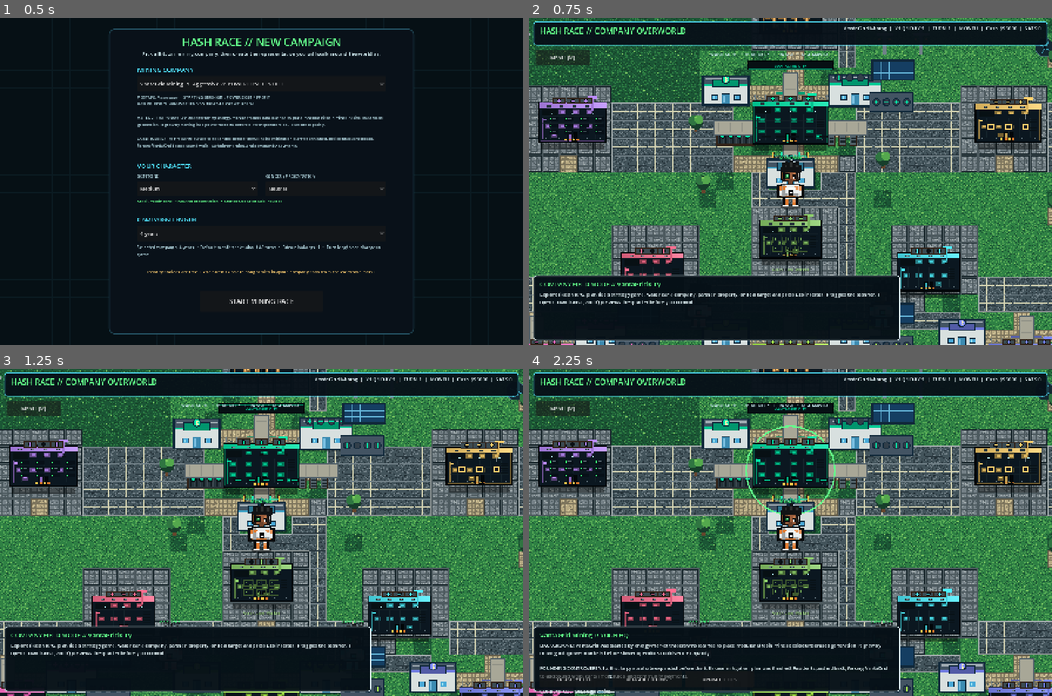
Above: before the commit, frames 1-4 (two rows, left to right).
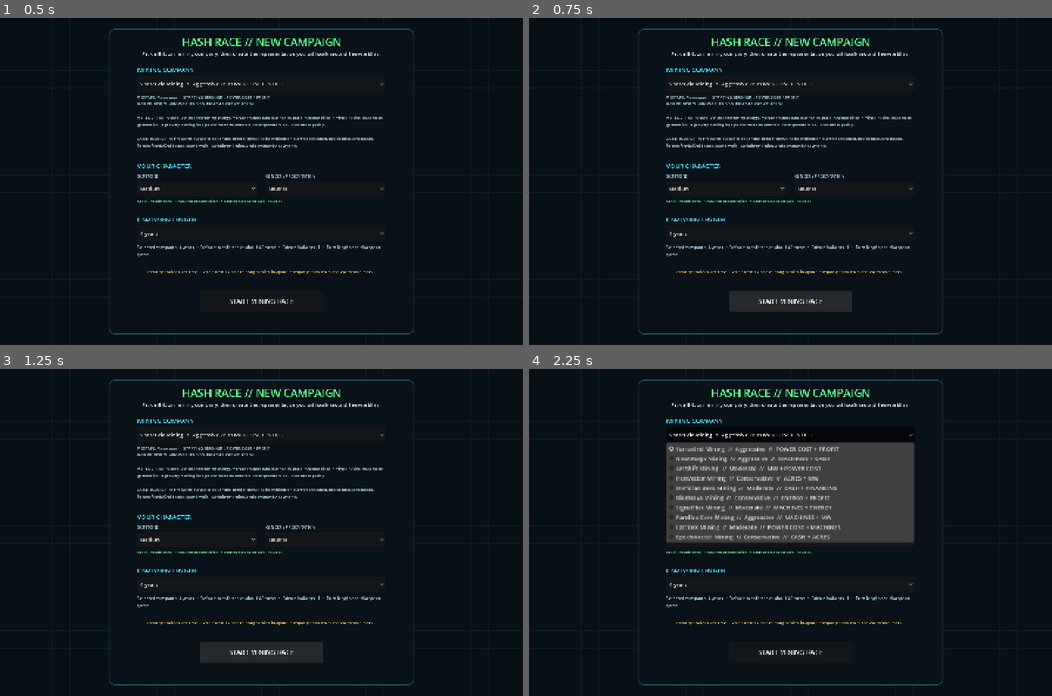
Above: after the commit, the same moments.

Repository: 1freetech/HashRace
Game: Godot game, scene res://scenes/campaign_setup.tscn
The game is run twice, just before and just after one commit, with the same random seed, the same clock (stepped at 60 frames per second) and the same inputs.
Inputs (mouse positions are in pixels of both pictures, inside the frame that each line leads up to):
- Up to frame 1 (0.5 s): no input
- Up to frame 2 (0.75 s): click "START MINING RACE" at 0.5 s
- Up to frame 3 (1.25 s): no input
- Up to frame 4 (2.25 s): click (790, 653) at 1.25 s, where only the run after the commit has a clickable "START MINING RACE"; click (790, 434) at 2 s, where only the run after the commit has a clickable "VantaGrid Mining // Aggressiv…"

Frame 1 is identical in both runs. In frame 2, 75% of the frame differs, in the area x 0-100%, y 0-100%; in frame 3, 74%; in frame 4, 75%.

Commit message:
v0.054 activate procedural building render layer

Diff:
--- a/Godot/scenes/world.tscn
+++ b/Godot/scenes/world.tscn
@@ -1,7 +1,7 @@
 [gd_scene load_steps=3 format=3]
 
-; world_v053.gd -> world_character_detail.gd -> world_customization.gd -> world_texture_spacing.gd -> world_ui_compact.gd -> world_pixel_landscape.gd -> world_target_composition.gd -> world_player_sprite.gd -> world_visual_detail.gd -> world_company_effects.gd keeps the full mining simulation while adding wider building spacing, richer terrain texture, clean neon character labels, a playable cash-priced wardrobe and the new shared high-detail player/NPC pixel build.
-[ext_resource path="res://scripts/world_v053.gd" type="Script" id="1_world"]
+; world_v054.gd -> world_v053.gd -> world_character_detail.gd -> world_customization.gd -> world_texture_spacing.gd -> world_ui_compact.gd -> world_pixel_landscape.gd -> world_target_composition.gd -> world_player_sprite.gd -> world_visual_detail.gd -> world_company_effects.gd keeps the full mining simulation while adding wider building spacing, richer terrain texture, clean neon character labels, detailed player/NPC operators, and cached procedural building facades.
+[ext_resource path="res://scripts/world_v054.gd" type="Script" id="1_world"]
 [ext_resource path="res://scripts/live_treasury_controls.gd" type="Script" id="2_treasury"]
 
 [node name="HashRaceRPGStrategyWorld" type="Node2D"]
@@ -10,7 +10,7 @@
 [node name="LiveTreasuryControls" type="Node" parent="."]
 script = ExtResource("2_treasury")
 
-[node name="BootFallback" type="CanvasLayer" parent="."]
+[node name="BootFallback" type="CanvasLayer"]
 layer = 100
 
 [node name="Background" type="ColorRect" parent="BootFallback"]
@@ -36,5 +36,5 @@
 offset_bottom = 500.0
 theme_override_colors/font_color = Color(0.745, 0.91, 0.94, 1)
 theme_override_font_sizes/font_size = 16
-text = "Building textured terrain, wider-spaced campuses, roads, water, mining facilities, detailed player/NPC operators, neon character labels and compact on-demand UI...\n\nIf this screen remains, the world controller failed to initialize."
+text = "Building textured terrain, wider-spaced campuses, roads, water, procedural detailed facilities, player/NPC operators, neon character labels and compact on-demand UI...\n\nIf this screen remains, the world controller failed to initialize."
 horizontal_alignment = 1
